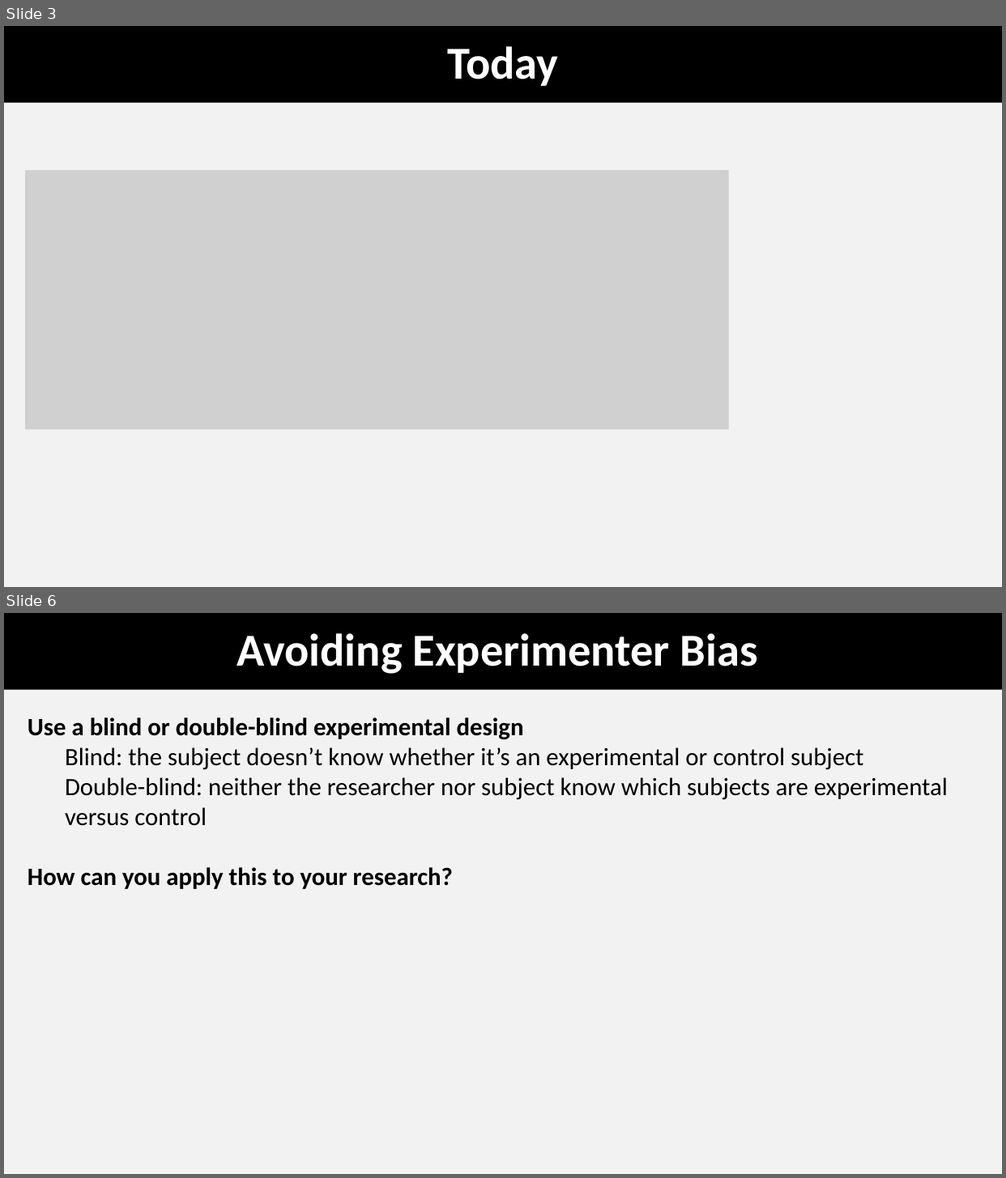
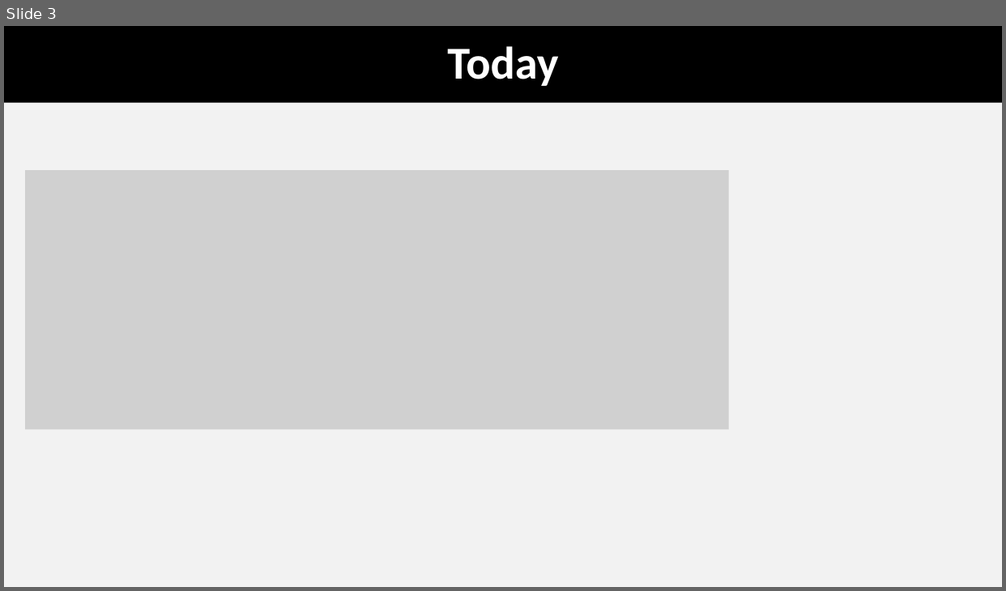
Before and after one commit to coleoguy/coleoguy.github.io, a slide deck: teaching/expdes/lectures/working/lec4.pptx. Shown one above the other, each under a label of ours: slides 3 and 6 before the commit, slide 3 after it; the slides between them are not shown. The pictures are 1006x1178 and 1006x591 pixels, drawn with LibreOffice and Linux fonts; fonts in the diff are those of the drawing; grey boxes stand for pictures. Boxes give left, top, right and bottom in pixels: in the first picture for what was removed or moved away, otherwise in the second. Text is boxed around its words. In the diff, an @@ line names an element or a change of style, - is before the commit and + after.

```diff
--- a/teaching/expdes/lectures/working/lec4.pptx
+++ b/teaching/expdes/lectures/working/lec4.pptx
@@ slide 6 removed at bbox=[4, 613, 1002, 1174], background #F2F2F2 @@
@@ title removed at bbox=[4, 613, 1002, 689] @@
-Avoiding Experimenter Bias
@@ text removed at bbox=[27, 717, 948, 889] @@
-Use a blind or double-blind experimental design
-  Blind: the subject doesn’t know whether it’s an experimental or control subject
-  Double-blind: neither the researcher nor subject know which subjects are experimental versus control
-How can you apply this to your research?
```
Also in this commit, not shown: 33 other slides removed, 10 other files.
